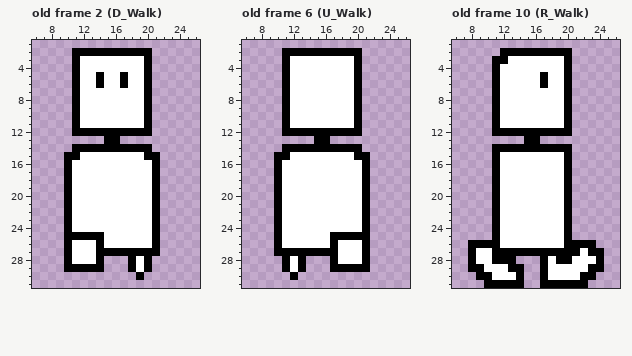
Two versions of one pixel-art file, Assets/Sprites/Player/player_test_anim.ase. That is the earlier state.
32x32 pixels, 12 frames. Shown: old frame 2 (D_Walk): x 6..26, y 1..31; old frame 6 (U_Walk): x 6..26, y 1..31; old frame 10 (R_Walk): x 6..26, y 1..31.
The result:
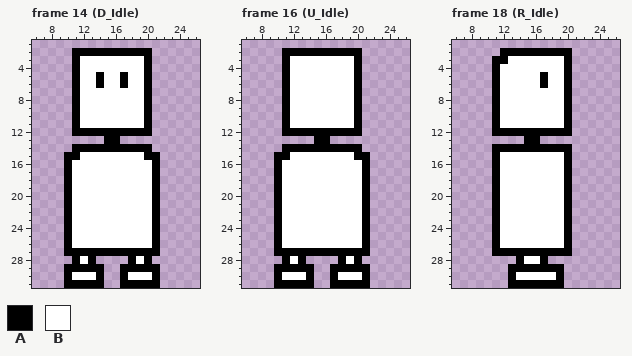
Palette (. is transparent): A #000000  B #ffffff
A new or re-ordered frame is compared with the old frame closest to it.
Commit message: moving and idle animations
Changes in this commit:
frames 12 -> 18
Changed rows in their new state; - is an unchanged pixel.
Frame 14 (D_Idle) is new; against old frame 2 (D_Walk):
first column x 10:
25 -BBBB-------
26 ----B-------
27 -AAA--------
28 .A-A.-------
29 -------A-A-A
30 ABBBA--ABBBA
31 AAAAA--AAAAA
Frame 16 (U_Idle) is new; against old frame 6 (U_Walk):
first column x 10:
25 -------BBBB-
26 -------B----
27 --------AAA-
28 -------.A-A.
29 A-A-A-------
30 ABBBA--ABBBA
31 AAAAA--AAAAA
Frame 18 (R_Idle) is new; against old frame 10 (R_Walk):
first column x 8:
26 ...----------...-
27 ...----------....
28 ......ABB-.......
29 .....--AA-AA.....
30 -....ABBBB-A....-
31 --...--AA---...--
Where, in picture pixels (left, top, right, bottom), the same in both pictures:
changed: (64, 232, 160, 288)
changed: (274, 232, 370, 288)
changed: (468, 240, 604, 288)
